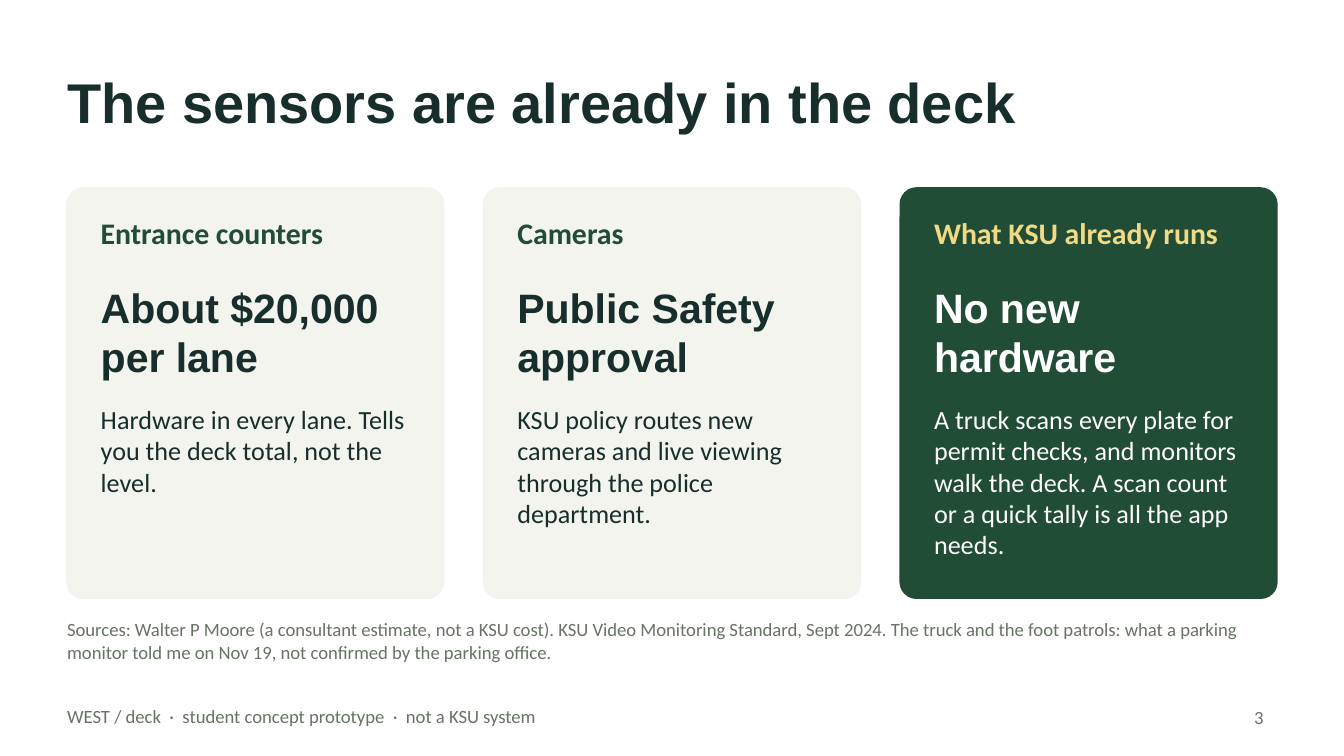
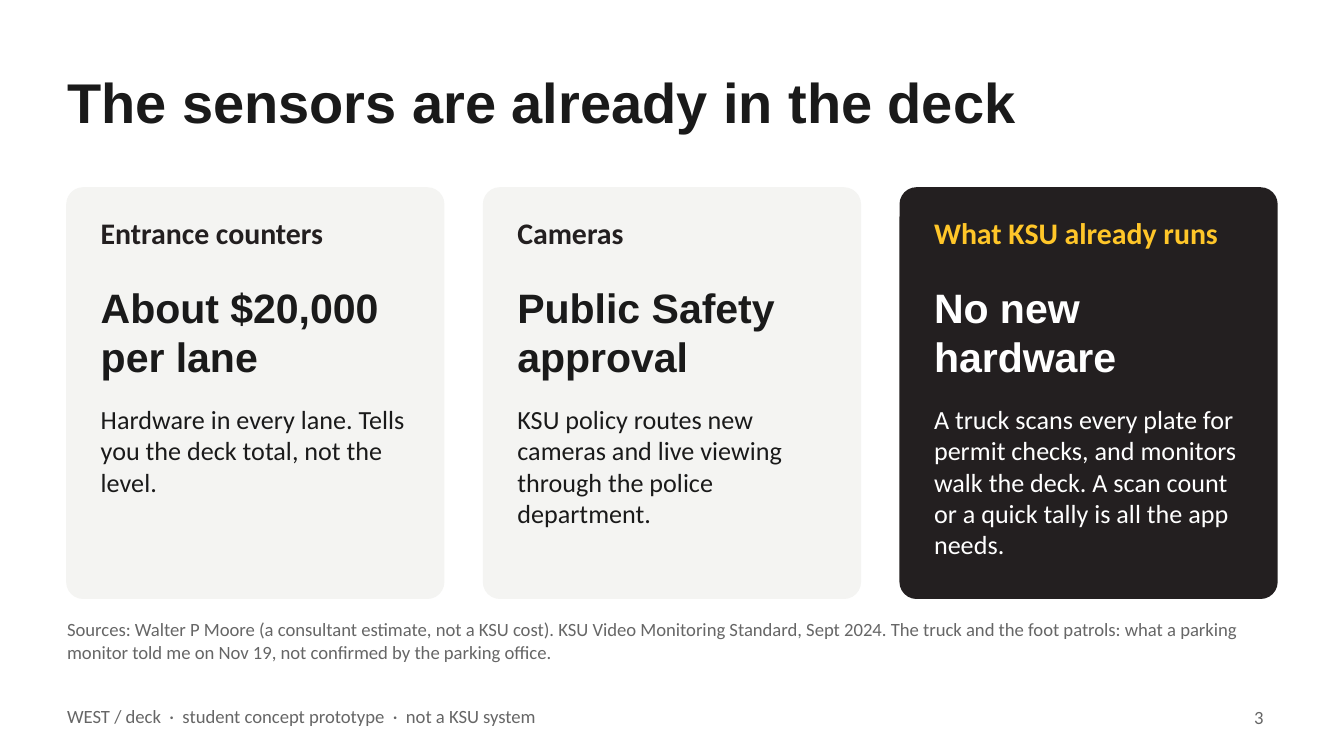
Before and after one commit to boots59/park.ai, a slide deck: slide 3 of submission/WEST-deck-pitch-DRAFT.pptx. Drawn at 1344x756 pixels with LibreOffice and Linux fonts; fonts in the diff are those of the drawing. Boxes give left, top, right and bottom in pixels: in the first picture for what was removed or moved away, otherwise in the second. Text is boxed around its words. In the diff, an @@ line names an element or a change of style, - is before the commit and + after.

```diff
--- a/submission/WEST-deck-pitch-DRAFT.pptx
+++ b/submission/WEST-deck-pitch-DRAFT.pptx
@@ rounded rectangle at [67, 188, 444, 598]: fill #F2F4ED to #F4F4F2; outline #F2F4ED 1 pt to #F4F4F2 1 pt @@
@@ rounded rectangle at [484, 188, 860, 598]: fill #F2F4ED to #F4F4F2; outline #F2F4ED 1 pt to #F4F4F2 1 pt @@
@@ rounded rectangle at [900, 188, 1277, 598]: fill #214C36 to #231F20; outline #214C36 1 pt to #231F20 1 pt @@
@@ text "Entrance counters" at [101, 224, 323, 245]: text colour #214C36 to #231F20 @@
@@ text "Cameras" at [517, 224, 623, 245]: text colour #214C36 to #231F20 @@
@@ text "What KSU already runs" at [934, 223, 1217, 249]: text colour #F1D985 to #FFC629 @@
@@ text colour #172E2C to #1A1A1A in 5 elements at [67, 82, 1016, 133], [101, 292, 378, 380], [101, 411, 405, 492], [517, 293, 775, 380], [517, 411, 781, 528] @@
```
Also in this commit, not shown: 7 other slides changed, 7 other files.
